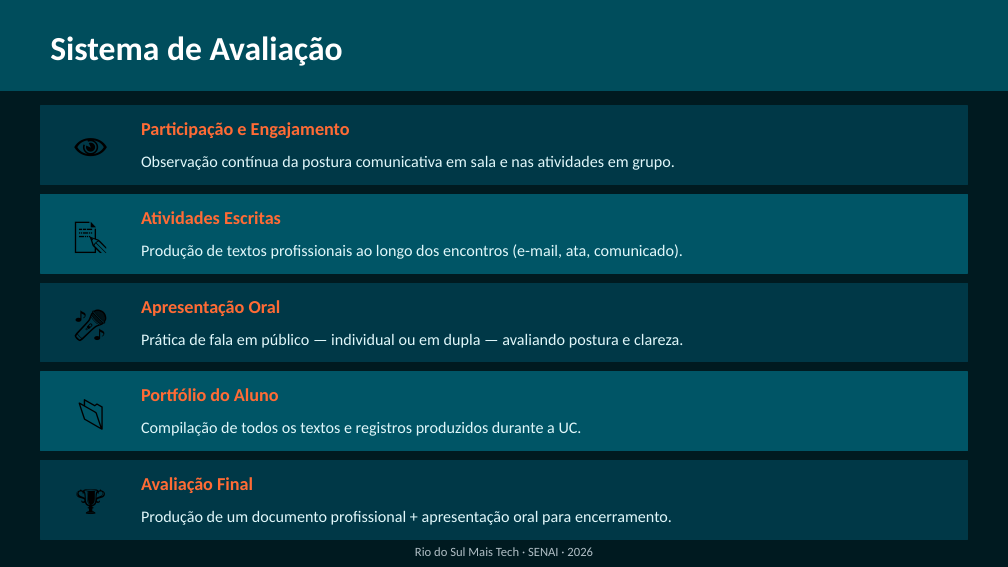
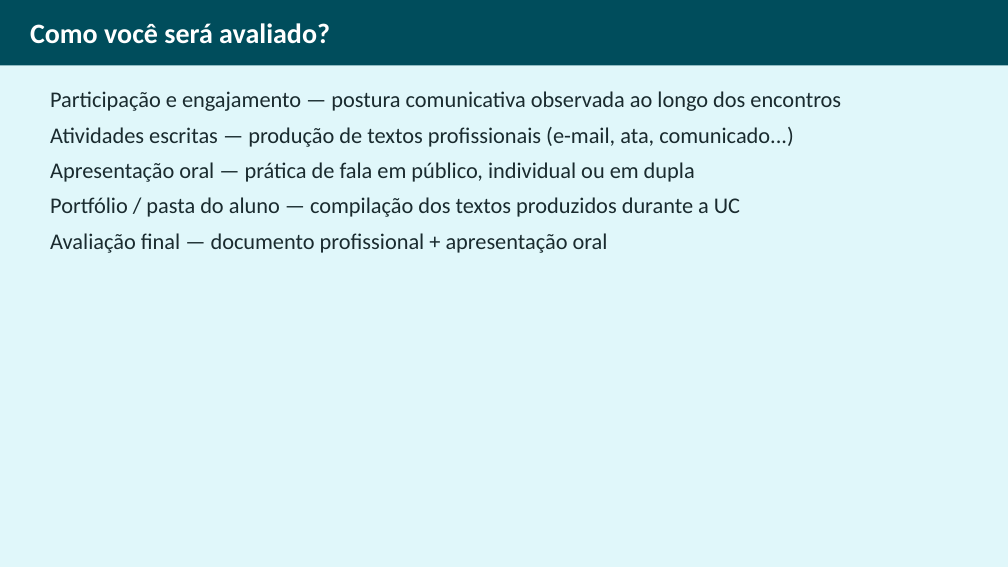
Before and after one commit to Gelvazio/professor-senai, a slide deck: slide 8 of sistema/FICHA-PRODUTO-MAIS-TECH/INTRODUCAO_COMUNICACAO_ORAL_ESCRITA/Slides_Introducao_Comunicacao_Oral_Escrita.pptx (slide 13 before the commit). Drawn at 1008x567 pixels with LibreOffice and Linux fonts; fonts in the diff are those of the drawing. Boxes give left, top, right and bottom in pixels: in the first picture for what was removed or moved away, otherwise in the second. Text is boxed around its words. In the diff, an @@ line names an element or a change of style, - is before the commit and + after.

Commit message:
feat(uc5): expandir slides com conteúdo completo da UC Comunicação Oral e Escrita

```diff
--- a/sistema/FICHA-PRODUTO-MAIS-TECH/INTRODUCAO_COMUNICACAO_ORAL_ESCRITA/Slides_Introducao_Comunicacao_Oral_Escrita.pptx
+++ b/sistema/FICHA-PRODUTO-MAIS-TECH/INTRODUCAO_COMUNICACAO_ORAL_ESCRITA/Slides_Introducao_Comunicacao_Oral_Escrita.pptx
@@ background #FFFFFF to #E0F7FA @@
@@ rectangle: place and size @@
-rectangle at [0, 0, 1008, 91]
+rectangle at [0, 0, 1008, 66]
@@ rectangle at [0, 0, 1008, 66]: outline #004D5C 1 pt to none @@
@@ rectangle removed at [0, 0, 1008, 566] @@
@@ text added at [30, 23, 330, 44], 20 pt, text #FFFFFF, bold @@
+Como você será avaliado?
@@ text removed at [50, 36, 343, 66] @@
-Sistema de Avaliação
@@ rectangle removed at [40, 106, 968, 184] @@
@@ text removed at [50, 110, 131, 180] @@
-👁️
@@ text added at [50, 91, 841, 253], 16 pt, text #1A2B2F @@
+Participação e engajamento — postura comunicativa observada ao longo dos encontros
+Atividades escritas — produção de textos profissionais (e-mail, ata, comunicado...)
+Apresentação oral — prática de fala em público, individual ou em dupla
+Portfólio / pasta do aluno — compilação dos textos produzidos durante a UC
+Avaliação final — documento profissional + apresentação oral
@@ text removed at [141, 122, 350, 138] @@
-Participação e Engajamento
@@ text removed at [141, 155, 675, 170] @@
-Observação contínua da postura comunicativa em sala e nas atividades em grupo.
@@ rectangle removed at [40, 195, 968, 273] @@
@@ text removed at [50, 199, 131, 269] @@
-📝
@@ text removed at [141, 211, 281, 224] @@
-Atividades Escritas
@@ text removed at [141, 244, 683, 259] @@
-Produção de textos profissionais ao longo dos encontros (e-mail, ata, comunicado).
@@ rectangle removed at [40, 283, 968, 362] @@
@@ text removed at [50, 287, 131, 358] @@
-🎤
@@ text removed at [141, 300, 281, 316] @@
-Apresentação Oral
@@ text removed at [141, 333, 683, 348] @@
-Prática de fala em público — individual ou em dupla — avaliando postura e clareza.
@@ rectangle removed at [40, 372, 968, 451] @@
@@ text removed at [50, 376, 131, 447] @@
-📂
@@ text removed at [141, 388, 279, 401] @@
-Portfólio do Aluno
@@ text removed at [141, 421, 582, 436] @@
-Compilação de todos os textos e registros produzidos durante a UC.
@@ rectangle removed at [40, 461, 968, 539] @@
@@ text removed at [50, 465, 131, 535] @@
-🏆
@@ text removed at [141, 477, 253, 493] @@
-Avaliação Final
@@ text removed at [141, 510, 672, 525] @@
-Produção de um documento profissional + apresentação oral para encerramento.
@@ text removed at [415, 547, 593, 556] @@
-Rio do Sul Mais Tech · SENAI · 2026
```
Also in this commit, not shown: 5 other slides changed, 34 slides added, 10 slides removed, 1 other file.
